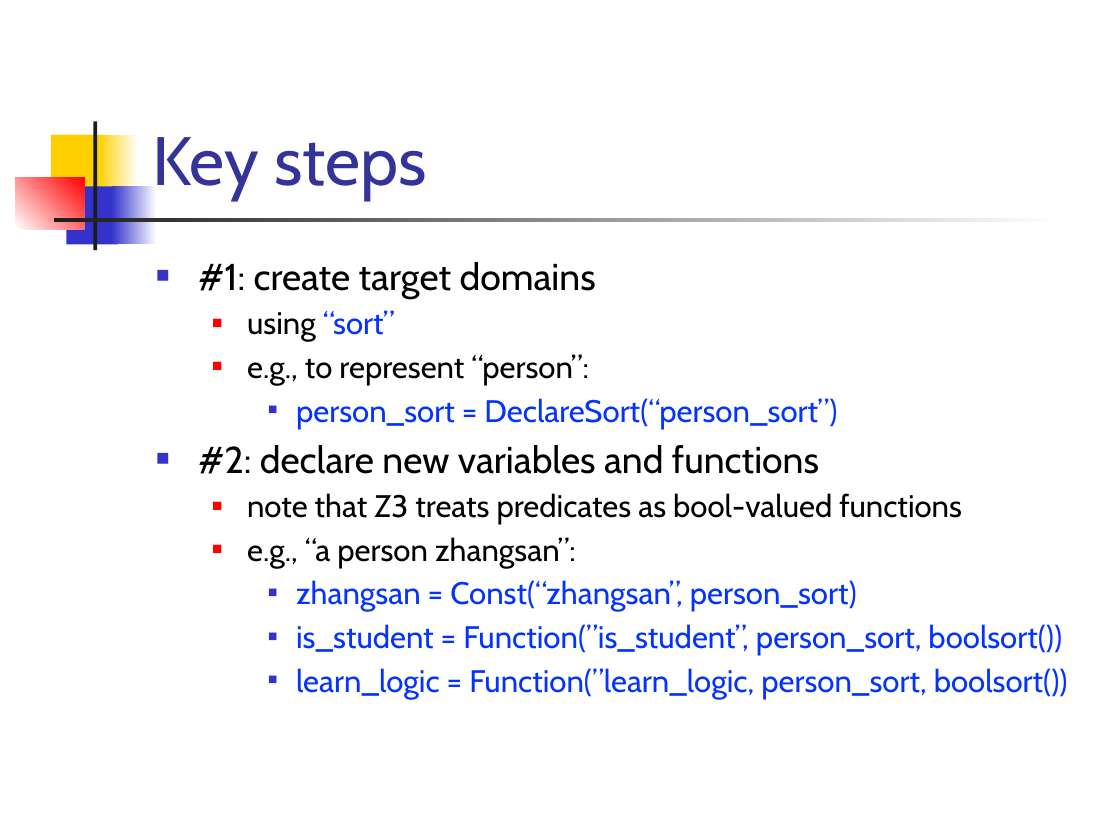
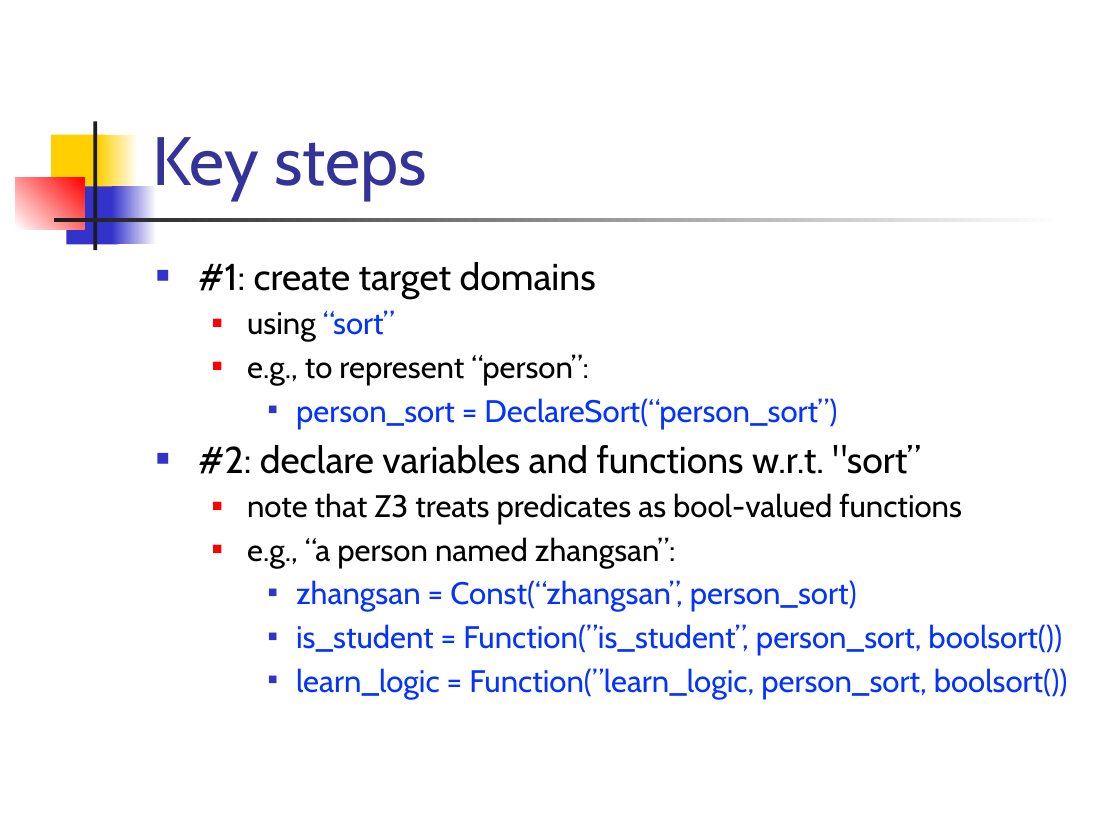
Before and after one commit to csslab-ustc/csslab-ustc.github.io, a slide deck: slide 30 of courses/theory/slides/lec08-predlogic.pptx. Drawn at 1120x840 pixels with LibreOffice and Linux fonts; fonts in the diff are those of the drawing. Boxes give left, top, right and bottom in pixels: in the first picture for what was removed or moved away, otherwise in the second. Text is boxed around its words. In the diff, an @@ line names an element or a change of style, - is before the commit and + after.

Commit message:
revised

```diff
--- a/courses/theory/slides/lec08-predlogic.pptx
+++ b/courses/theory/slides/lec08-predlogic.pptx
@@ text at <box>198,445,920,474</box>: text changed @@
-■ #2: declare new variables and functions
+■ #2: declare variables and functions w.r.t. "sort”
@@ text at <box>247,537,676,568</box>: text changed @@
-  ■ e.g., “a person zhangsan”:
+  ■ e.g., “a person named zhangsan”:
```
Also in this commit, not shown: 2 other slides changed.
